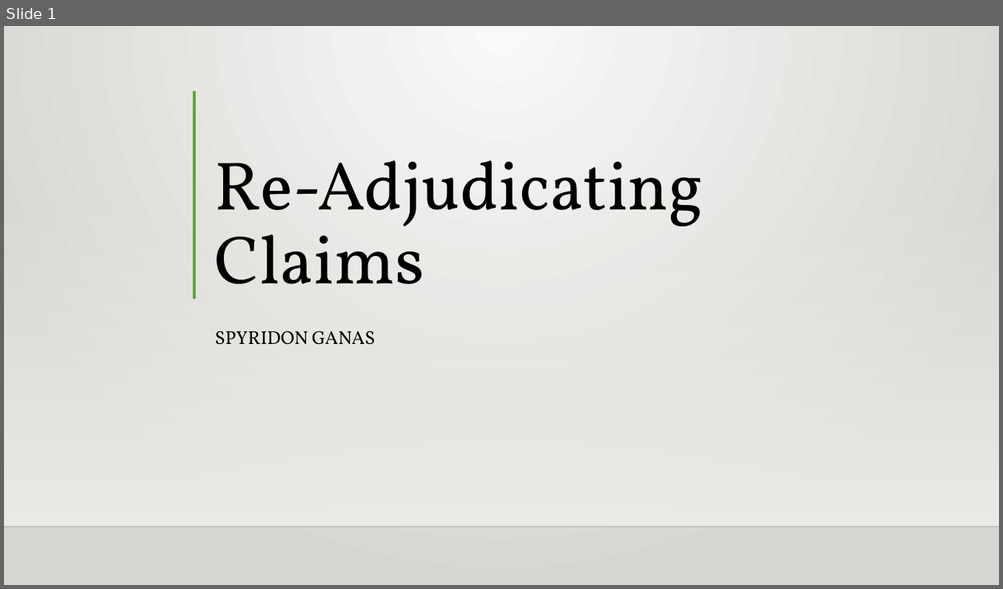
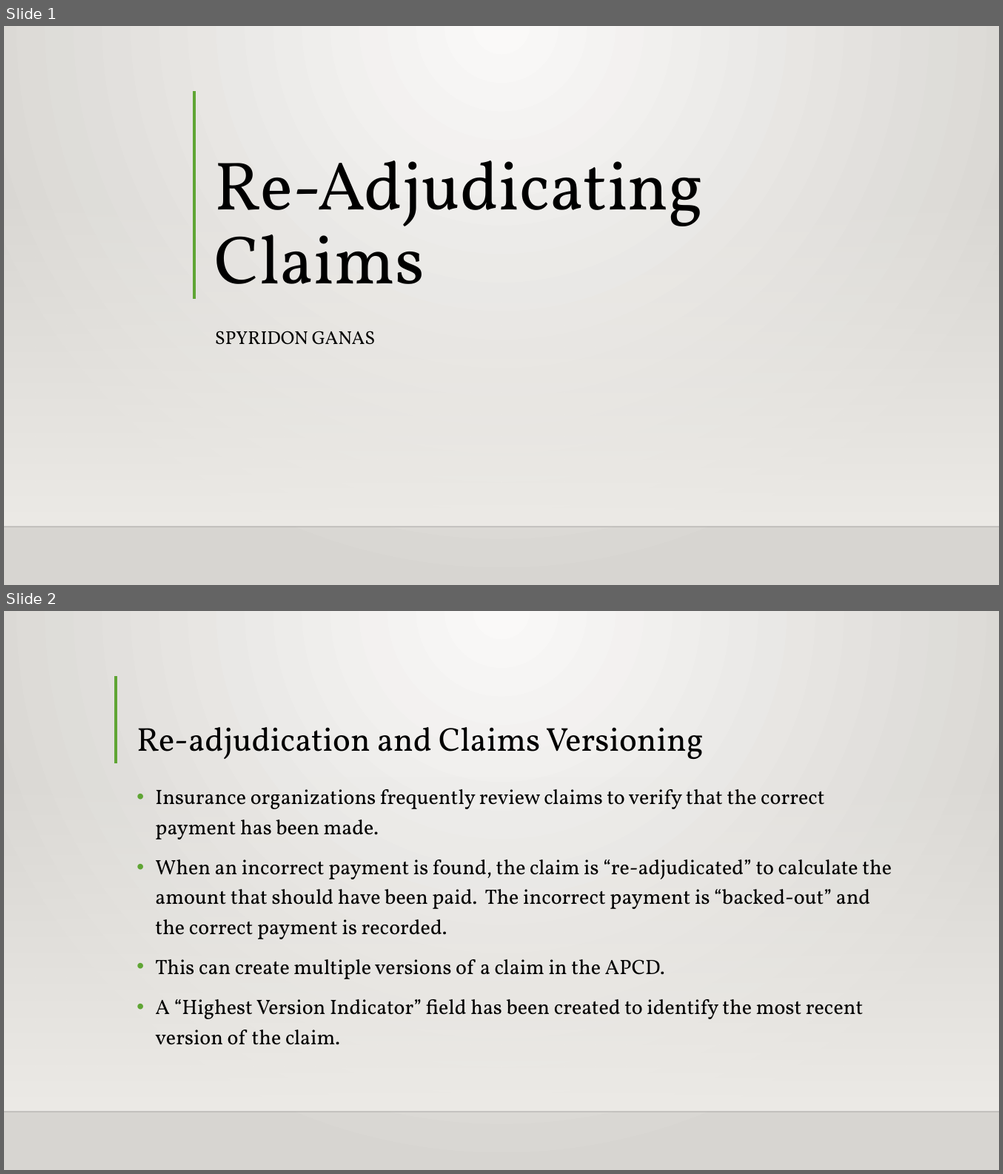
Before and after one commit to Intro-to-APCD/Intro-to-APCD.github.io, a slide deck: PowerPoints/Phase 3 - Claims Terminology/018 Re-Adjudicating Claims.pptx. Shown one above the other, each under a label of ours: slide 1 before the commit, slides 1 and 2 after it. The pictures are 1003x589 and 1003x1174 pixels, drawn with LibreOffice and Linux fonts; fonts in the diff are those of the drawing; background and template pictures are left out. Boxes give left, top, right and bottom in pixels: in the first picture for what was removed or moved away, otherwise in the second. Text is boxed around its words. In the diff, an @@ line names an element or a change of style, - is before the commit and + after.

Commit message:
created the re-adjudication powerpoint

```diff
--- a/PowerPoints/Phase 3 - Claims Terminology/018 Re-Adjudicating Claims.pptx
+++ b/PowerPoints/Phase 3 - Claims Terminology/018 Re-Adjudicating Claims.pptx
@@ slide 2 added at bbox=[4, 611, 999, 1170], background gradient #FAFAF9 to #D7D5D2; not listed: 2 template elements that a slide beside it also shows @@
@@ line added from (116, 676) to (116, 763), #5FA534 3 pt @@
@@ title added at bbox=[136, 727, 703, 759], 32 pt, text #000000 @@
+Re-adjudication and Claims Versioning
@@ text added at bbox=[155, 789, 891, 1045], 20 pt, text #000000 @@
+• Insurance organizations frequently review claims to verify that the correct payment has been made.
+• When an incorrect payment is found, the claim is “re-adjudicated” to calculate the amount that should have been paid. The incorrect payment is “backed-out” and the correct payment is recorded.
+• This can create multiple versions of a claim in the APCD.
+• A “Highest Version Indicator” field has been created to identify the most recent version of the claim.
```
Also in this commit, not shown: 1 other slide added, 4 slides removed, 1 other file.
